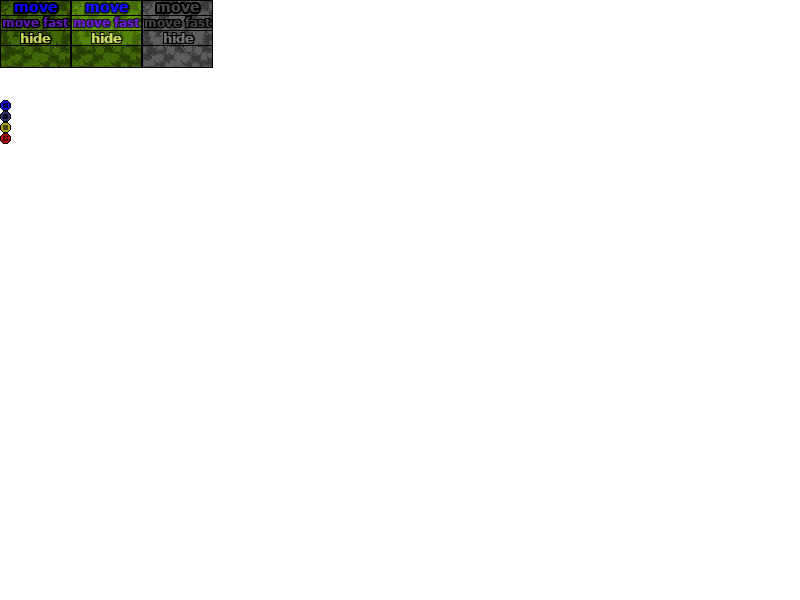
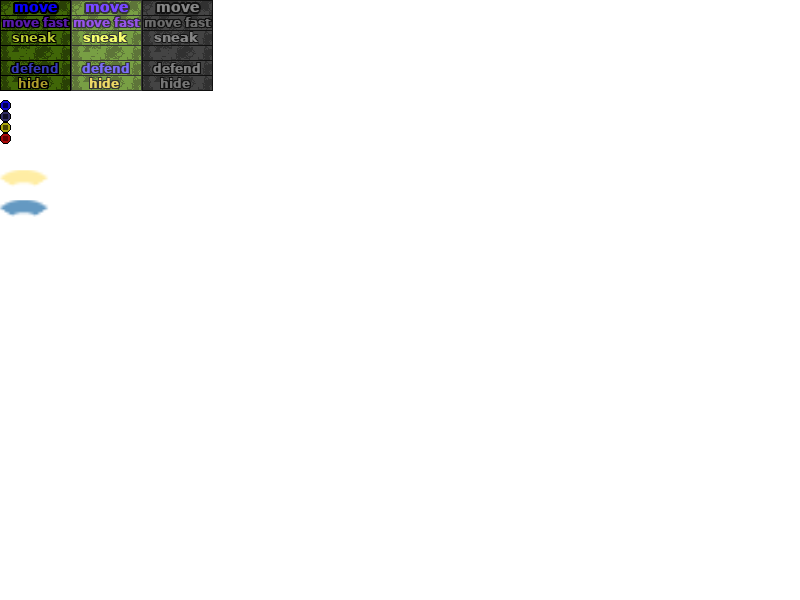
Revision of a layered 800x600 image; what changed, layer by layer:
added group "defend #1" with 2 layers above "si_menu #1" over (x1=0, y1=170, x2=49, y2=217)
added layer "hide #2" (70%) in group "defend #1" over (x1=0, y1=170, x2=49, y2=187)
added layer "defend" (70%) in group "defend #1" over (x1=0, y1=200, x2=49, y2=217)
moved "si_menu #1" out of group "si_menu" over (x1=0, y1=0, x2=213, y2=91)
removed group "si_menu_dis" (in "si_menu" › "si_menu #1") (4 layers) from group "si_menu #1" over (x1=142, y1=0, x2=213, y2=68)
removed layer "hide" from group "si_menu_dis" over (x1=163, y1=32, x2=195, y2=44)
removed layer "movefast #1" from group "si_menu_dis" over (x1=144, y1=16, x2=212, y2=28)
removed layer "move #1" from group "si_menu_dis" over (x1=155, y1=2, x2=201, y2=14)
removed layer "sim_background #1" from group "si_menu_dis" over (x1=142, y1=0, x2=213, y2=68)
added layer "si_menu_dis" (in "si_menu #1") in group "si_menu #1" over (x1=142, y1=0, x2=213, y2=91)
moved "si_menu_light" into group "si_menu #1", painted on it over (x1=71, y1=0, x2=142, y2=91)
added layer "hide #3" in group "si_menu #1" over (x1=19, y1=78, x2=48, y2=88)
added layer "hideb" in group "si_menu #1" over (x1=18, y1=77, x2=49, y2=89)
added layer "defend #2" in group "si_menu #1" over (x1=11, y1=63, x2=58, y2=73)
added layer "defendb" in group "si_menu #1" over (x1=10, y1=62, x2=59, y2=74)
added layer "sneak" in group "si_menu #1" over (x1=12, y1=32, x2=56, y2=42)
added layer "sneakb" in group "si_menu #1" over (x1=11, y1=31, x2=57, y2=43)
moved "hide #1" into group "si_menu #1", painted on it over (x1=20, y1=32, x2=52, y2=44)
moved "move" into group "si_menu #1" over (x1=71, y1=2, x2=141, y2=31)
moved "sim_background" into group "si_menu #1", painted on it over (x1=0, y1=0, x2=123, y2=91)
